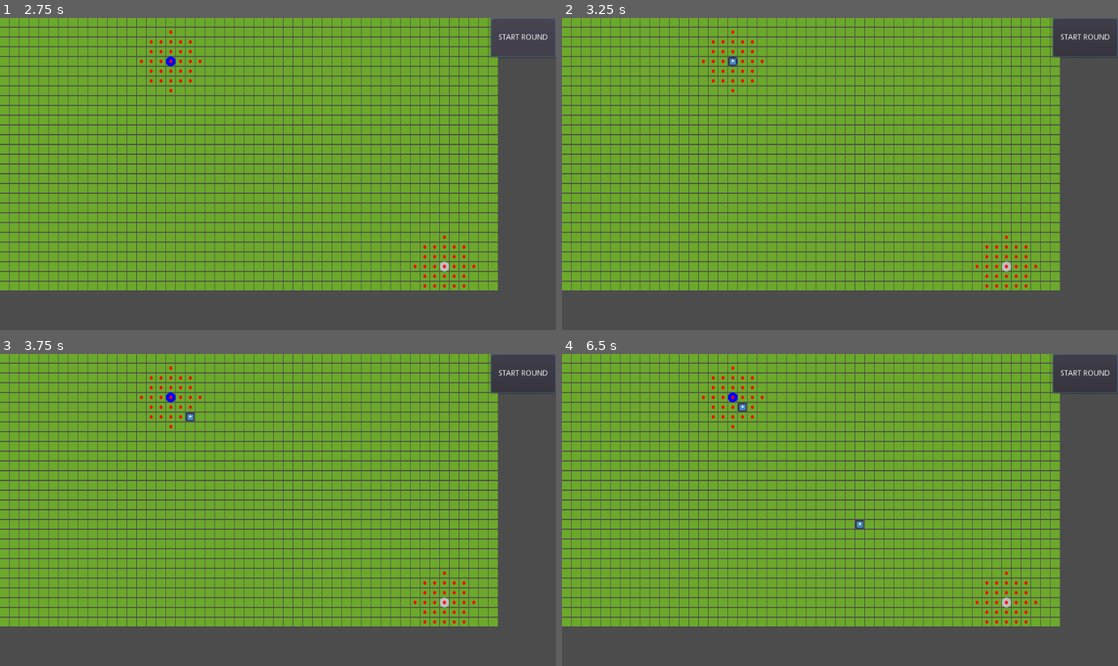
Above: before the commit, frames 1-4 (two rows, left to right).
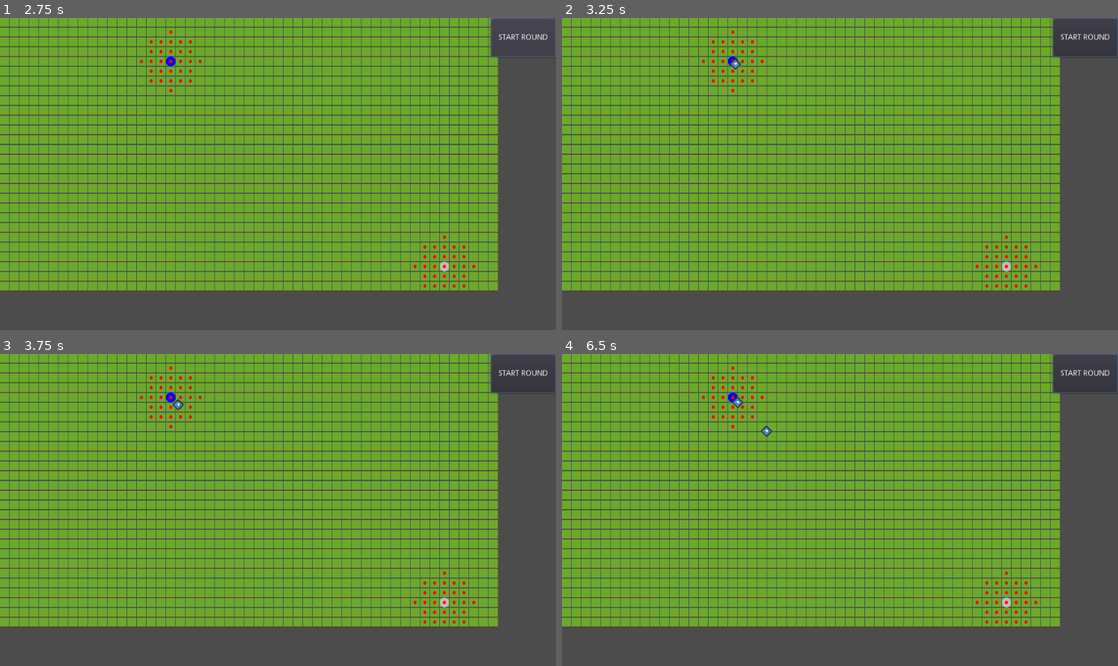
Above: after the commit, the same moments.

Repository: DylanGuidry95/GD_Tower_Defense
Game: Godot game, scene res://Scenes/Main.tscn
The game is run twice, just before and just after one commit, with the same random seed, the same clock (stepped at 60 frames per second) and the same inputs. The engine's default icon, where the game draws it, is replaced by a stand-in: a white triangle on a blue panel in a dark square.
Inputs (mouse positions are in pixels of both pictures, inside the frame that each line leads up to):
- Up to frame 1 (2.75 s): click "START ROUND" at 0.5 s; click "START ROUND" at 1.25 s; click "START ROUND" at 2 s
- Up to frame 2 (3.25 s): tap Enter at 2.75 s; move the mouse to (567, 21) at 2.77 s; click (567, 21) at 2.85 s
- Up to frame 3 (3.75 s): move the mouse to (16, 357) at 3.52 s; tap Keypad 8 (show path) at 3.6 s
- Up to frame 4 (6.5 s): move the mouse to (584, 357) at 4.27 s; click (584, 357) at 4.35 s; move the mouse to (595, 357) at 5.02 s; tap Keypad 8 (show path) at 5.1 s; move the mouse to (606, 357) at 5.77 s; click (606, 357) at 5.85 s

Frame 1 is identical in both runs. In frame 2, less than 0.1% of the frame differs, in the area x 29-33%, y 12-17%; in frame 3, less than 0.1%; in frame 4, 0.2%, in the area x 30-55%, y 13-57%.
Error in both runs: Invalid get index '4' (on base: 'Array'). (res://Scripts/Main.gd:22)

Commit message:
Smooth Pathing

Diff:
--- a/Tower/Scripts/Navigation_Behaviour.gd
+++ b/Tower/Scripts/Navigation_Behaviour.gd
@@ -1,22 +1,43 @@
 extends Sprite
+signal goal_reached
 
 var path
 var current_index = 0
 var path_behaviour
 var environment
 var timer = 0
+export var movement_speed = 25
 
 func connect_to_path(p_behaviour):
 	environment = []
 	path_behaviour = p_behaviour
 	path = path_behaviour.valid_path
+	smooth_path()
 	current_index = path.size() - 1
+
+func smooth_path():
+	var smoothed_path = []
+	var previous_direction = Vector2(0,0)
+	var next_direction = Vector2(0,0)
+	for p in range(0, path.size() - 1):
+		next_direction = path[p - 1].position - path[p].position
+		if next_direction != previous_direction:
+			smoothed_path.append(path[p - 1])
+			previous_direction = next_direction
+	smoothed_path.pop_front()
+	path = smoothed_path
 
 func _process(delta):
 	if path.size() == 0 || path_behaviour == null || current_index < 0:
 		return
 	timer += delta
-	if timer >= 0.25:
+	var travel_pos = path_behaviour.tiles[path_behaviour.get_navigation(path[current_index])].position
+	look_at(travel_pos)
+	var direction = travel_pos - position
+	position += direction.normalized() * (delta * movement_speed)
+	if position.distance_to(travel_pos) < 1:
 		position = path_behaviour.tiles[path_behaviour.get_navigation(path[current_index])].position
 		current_index -= 1
+		if current_index < 0:
+			emit_signal("goal_reached")
 		timer = 0
